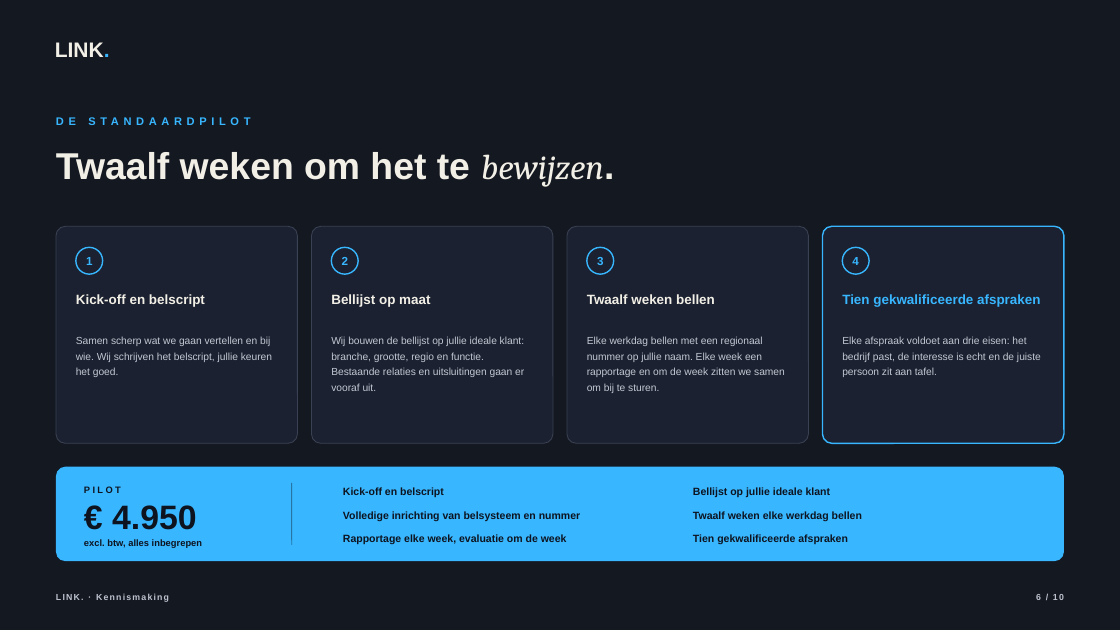
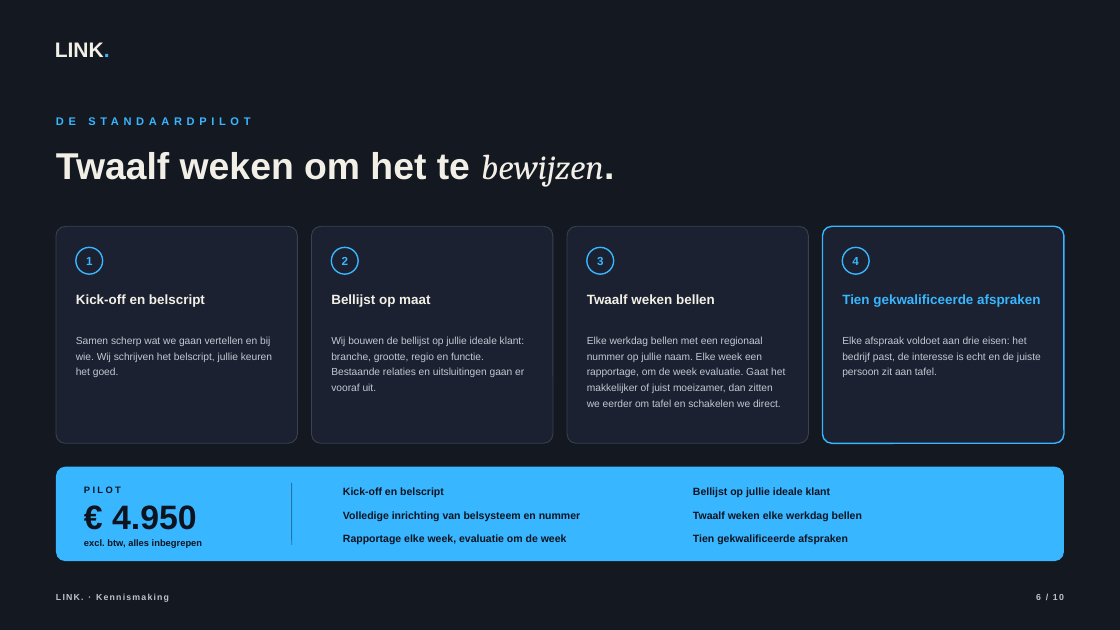
Before and after one commit to hens-lang/Test, a slide deck: slide 6 of output/LINK. kennismaking.pptx. Drawn at 1120x630 pixels with LibreOffice and Linux fonts; fonts in the diff are those of the drawing; background and template pictures are left out. Boxes give left, top, right and bottom in pixels: in the first picture for what was removed or moved away, otherwise in the second. Text is boxed around its words. In the diff, an @@ line names an element or a change of style, - is before the commit and + after.

```diff
--- a/output/LINK. kennismaking.pptx
+++ b/output/LINK. kennismaking.pptx
@@ text at (x1=587, y1=336, x2=785, y2=407): text changed @@
-Elke werkdag bellen met een regionaal nummer op jullie naam. Elke week een rapportage en om de week zitten we samen om bij te sturen.
+Elke werkdag bellen met een regionaal nummer op jullie naam. Elke week een rapportage, om de week evaluatie. Gaat het makkelijker of juist moeizamer, dan zitten we eerder om tafel en schakelen we direct.
```
Also in this commit, not shown: 9 other files.
